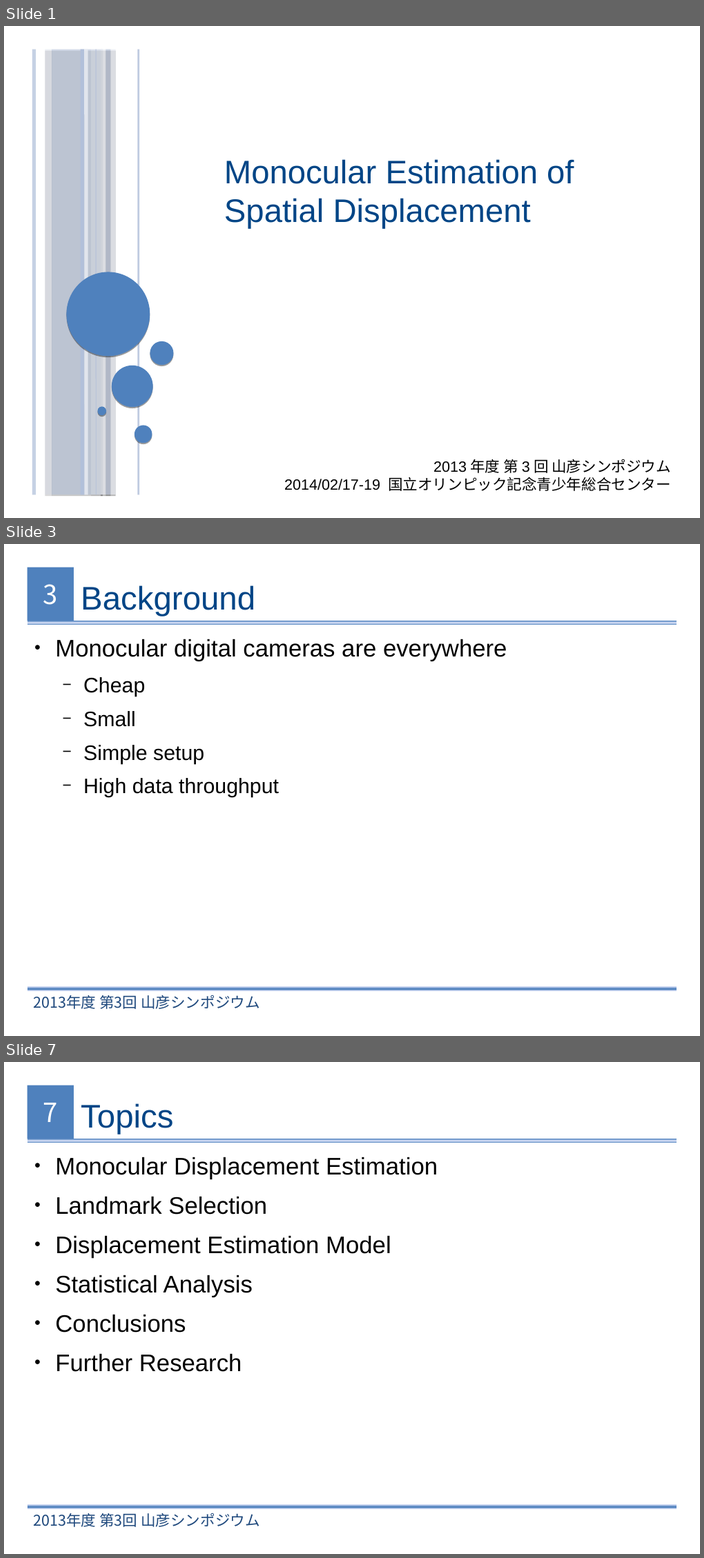
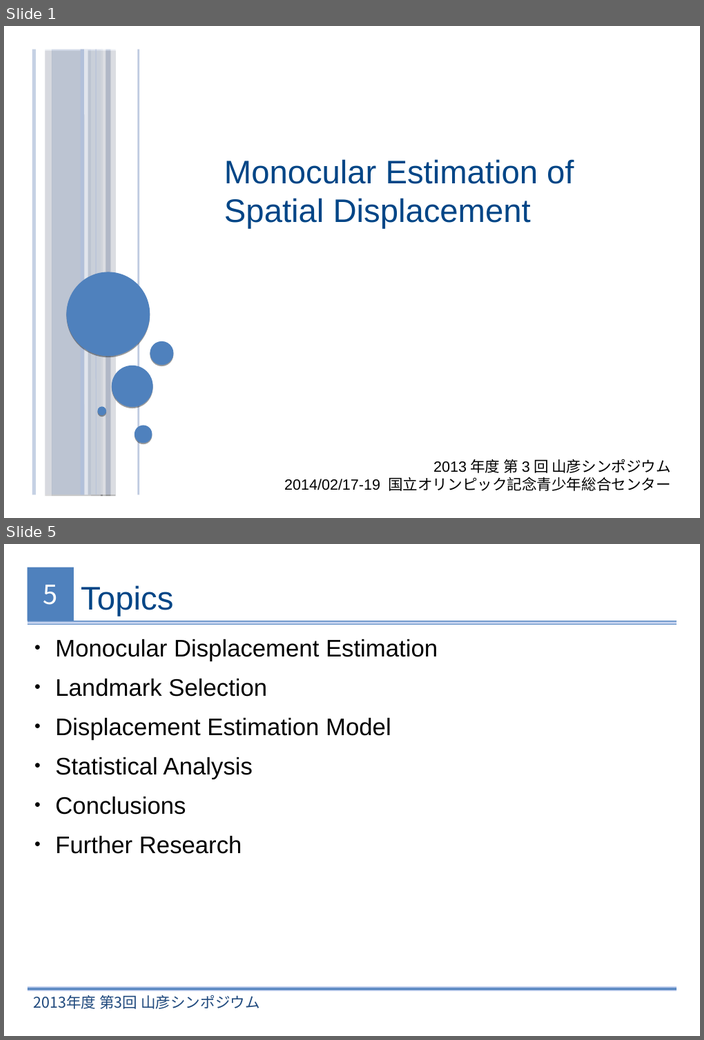
Before and after one commit to xperroni/Yamabiko, a slide deck: 2013-3/Presentation/Monocular Estimation of Spatial Displacement.odp. Shown one above the other, each under a label of ours: slides 1, 3 and 7 before the commit, slides 1 and 5 after it; the slides between them are not shown. The pictures are 704x1558 and 704x1040 pixels, drawn with LibreOffice and Linux fonts; fonts in the diff are those of the drawing; background and template pictures are left out. Boxes give left, top, right and bottom in pixels: in the first picture for what was removed or moved away, otherwise in the second. Text is boxed around its words. In the diff, an @@ line names an element or a change of style, - is before the commit and + after.

```diff
--- a/2013-3/Presentation/Monocular Estimation of Spatial Displacement.odp
+++ b/2013-3/Presentation/Monocular Estimation of Spatial Displacement.odp
@@ slide 3 removed at (4,544,700,1036), background #FFFFFF; not listed: 4 template elements that a slide beside it also shows @@
@@ title removed at (81,585,255,616) @@
-Background
@@ text removed at (55,639,506,797) @@
-● Monocular digital cameras are everywhere
-  − Cheap
-  − Small
-  − Simple setup
-  − High data throughput
@@ what was slide 7 is now slide 5 @@
@@ page number at (43,585,58,605): text changed @@
-7
+5
```
Also in this commit, not shown: 3 slides changed, 1 other slide removed, 1 other file.
